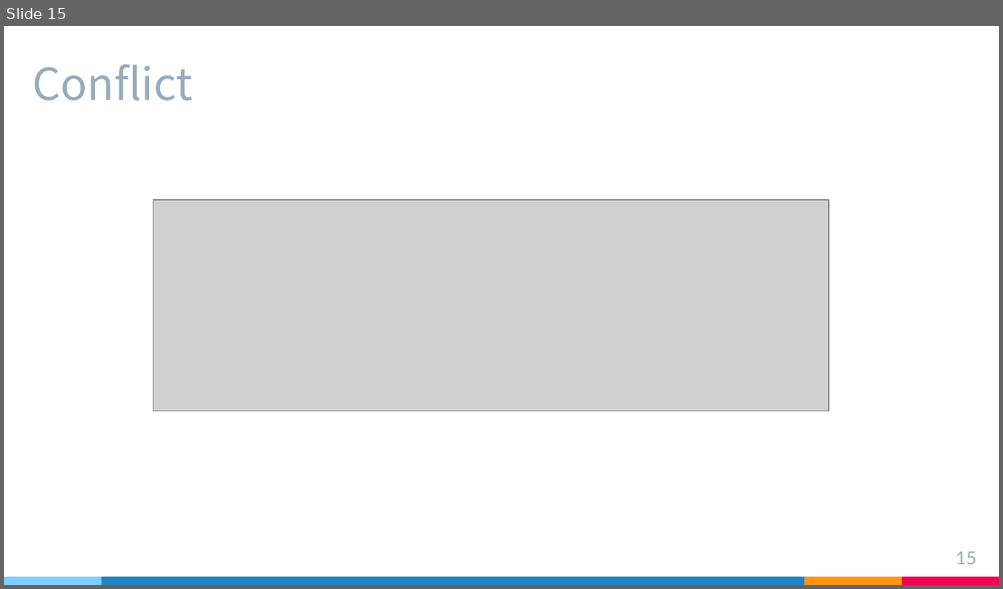
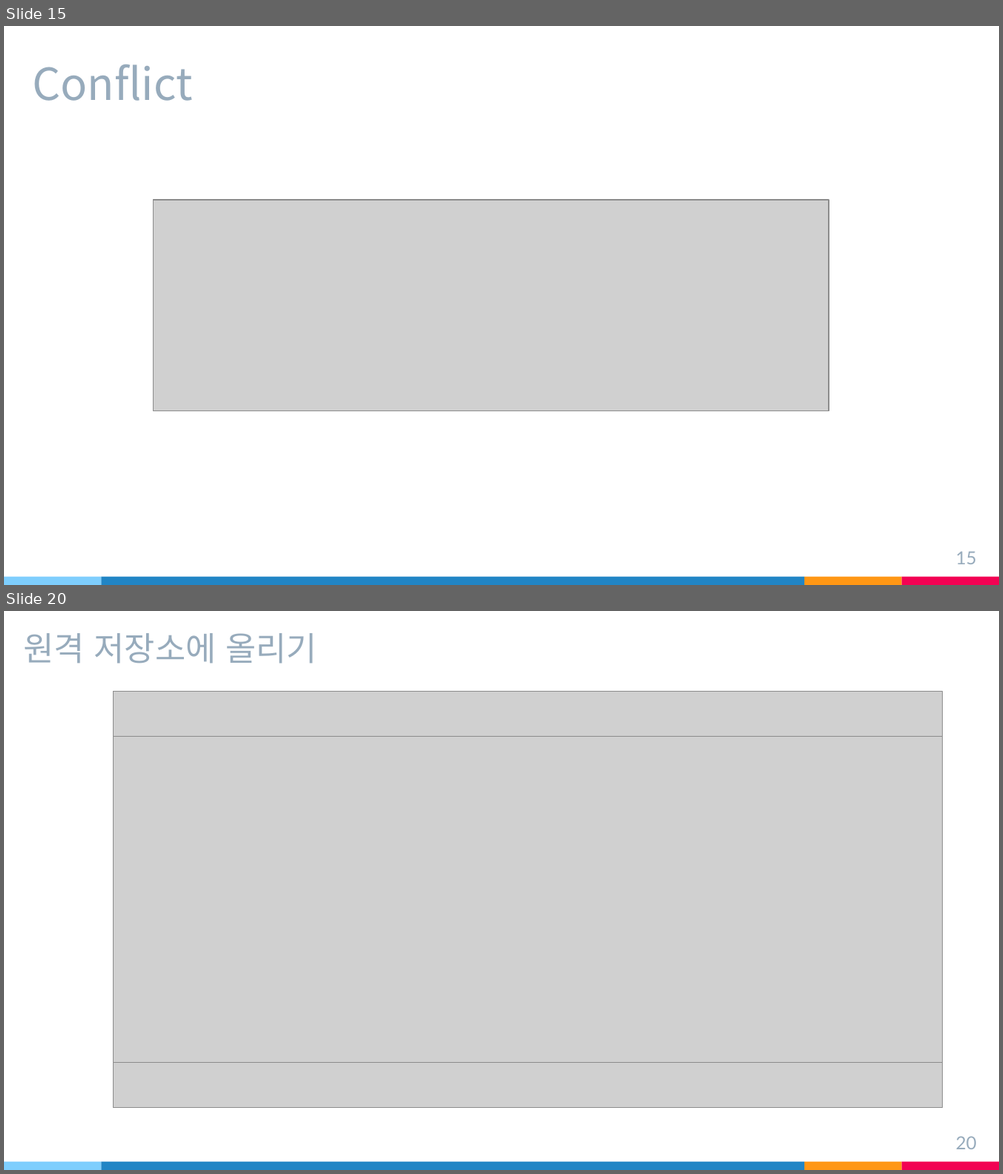
Before and after one commit to sh0204/Study, a slide deck: Git.pptx. Shown one above the other, each under a label of ours: slide 15 before the commit, slides 15 and 20 after it; the slides between them are not shown. The pictures are 1003x589 and 1003x1174 pixels, drawn with LibreOffice and Linux fonts; fonts in the diff are those of the drawing; grey boxes stand for pictures. Boxes give left, top, right and bottom in pixels: in the first picture for what was removed or moved away, otherwise in the second. Text is boxed around its words. In the diff, an @@ line names an element or a change of style, - is before the commit and + after.

```diff
--- a/Git.pptx
+++ b/Git.pptx
@@ slide 20 added at (4,611,999,1170), background #FFFFFF; not listed: 4 template elements that a slide beside it also shows @@
@@ title added at (24,633,317,664), 24 pt, text #97ABBC @@
+원격 저장소에 올리기
@@ picture added at (114,692,942,1108) @@
@@ picture added at (114,736,942,1062) @@
@@ page number added at (956,1136,976,1150), 13 pt, text #97ABBC @@
+20
```
Also in this commit, not shown: 5 slides changed, 7 other slides added, 1 slide removed.
